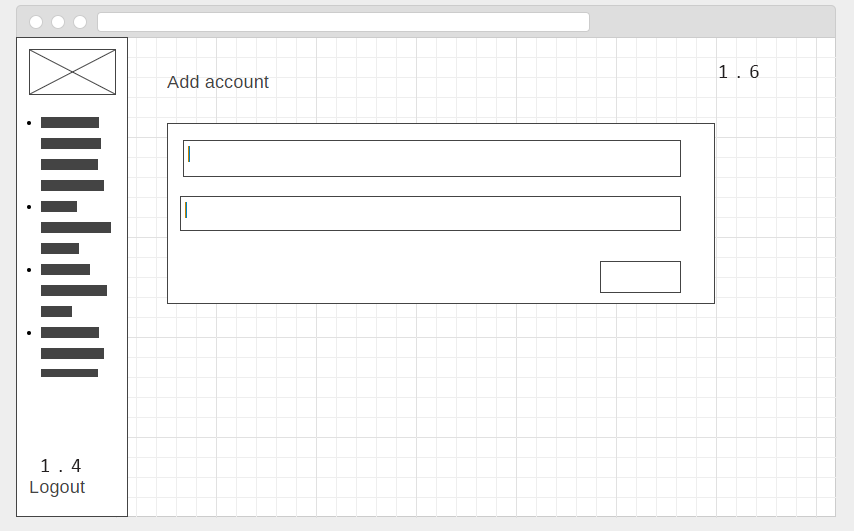
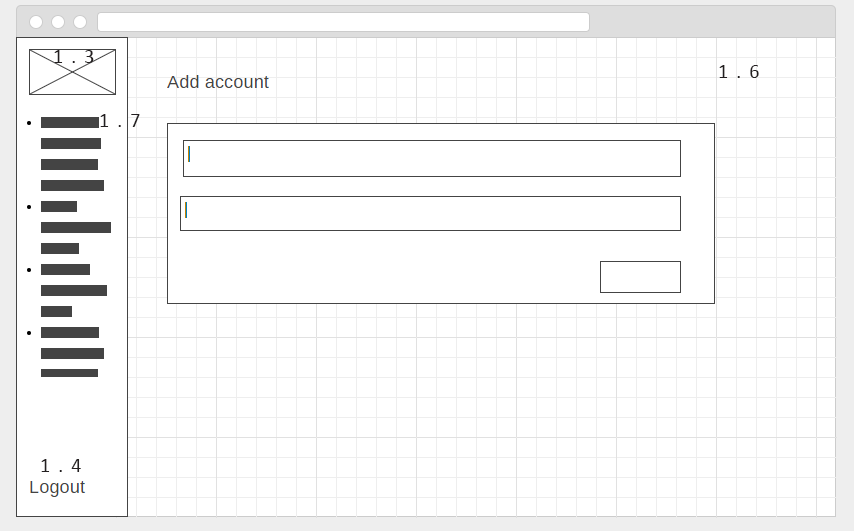
The second 854x531 image is a revision of the first. Changes to its layers:
added layer "1.3" above "1.7" over (54, 50, 94, 63)
added layer "1.7" above "1.4" over (100, 114, 140, 127)
